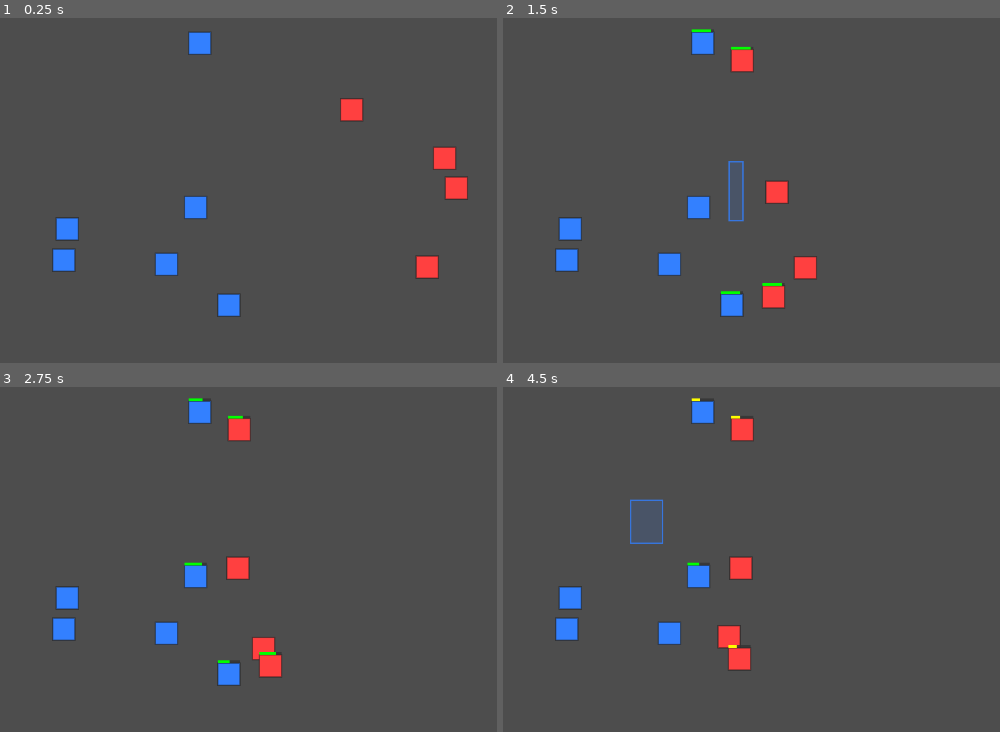
Above: before the commit, frames 1-4 (two rows, left to right).
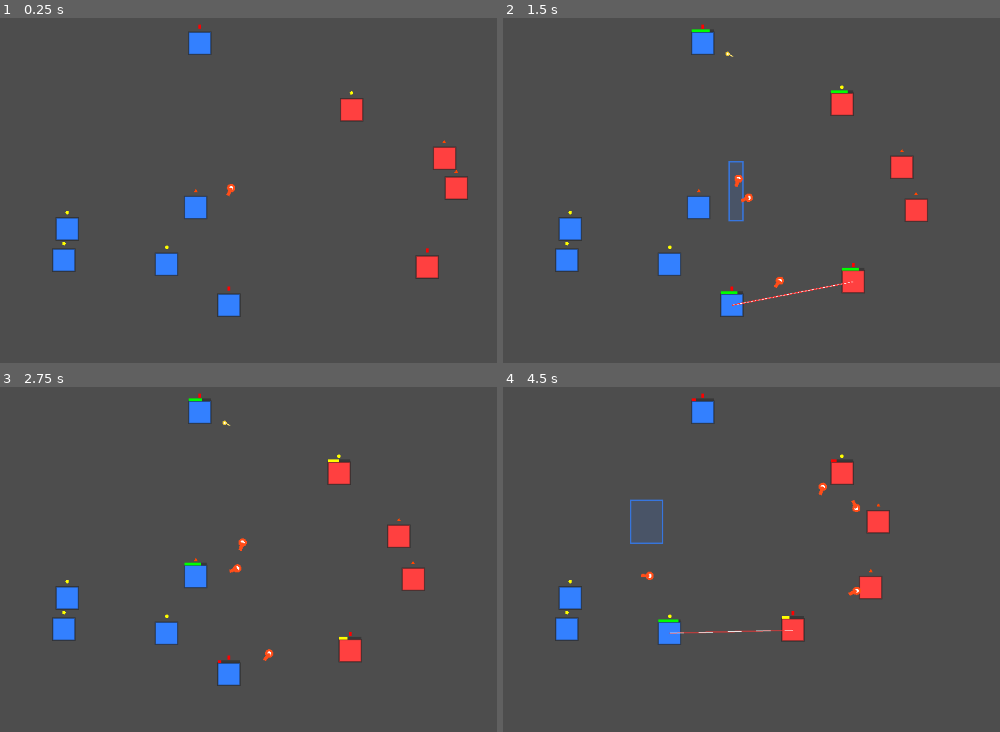
Above: after the commit, the same moments.

Repository: ZhanXuzhao/SpaceRTS
Game: Godot game, scene res://scenes/main.tscn
Two runs of this game, one before a commit and one after it. Both use one fixed random seed, a clock stepped at 60 frames per second and the inputs below.
Inputs (mouse positions are in pixels of both pictures, inside the frame that each line leads up to):
- Up to frame 1 (0.25 s): no input
- Up to frame 2 (1.5 s): move the mouse to (outside the picture) at 0.52 s; hold Shift 0.53-1.25 s; click (outside the picture) at 0.67 s; drag from (741, 221) to (701, 42) at 1.27 s
- Up to frame 3 (2.75 s): move the mouse to (477, 469) at 2.02 s; hold Shift from 2.03 s (still down); click (477, 469) at 2.17 s
- Up to frame 4 (4.5 s): release Shift at 2.75 s; drag from (860, 656) to (671, 631) at 2.77 s; move the mouse to (outside the picture) at 3.52 s; hold Shift 3.53-4.25 s; click (outside the picture) at 3.67 s; drag from (662, 500) to (567, 628) at 4.27 s

The runs differ from the first frame. In frame 1, 0.1% of the frame differs, in the area x 12-93%, y 1-80%; in frame 2, 2.9%; in frame 3, 2.6%; in frame 4, 3.2%, in the area x 12-78%, y 1-83%.

Commit message:
Add weapon system: bullet, missile, laser with projectile system

Diff:
--- /dev/null
+++ b/scenes/projectile.tscn
@@ -0,0 +1,6 @@
+[gd_scene load_steps=2 format=3 uid="uid://projectile_scene"]
+
+[ext_resource type="Script" path="res://scripts/projectile.gd" id="1"]
+
+[node name="Projectile" type="Area2D"]
+script = ExtResource("1")
--- a/scripts/main.gd
+++ b/scripts/main.gd
@@ -149,8 +149,19 @@
 		unit.unit_color = Color(0.2, 0.5, 1.0)  # 蓝色
 	else:
 		unit.unit_color = Color(1.0, 0.25, 0.25)  # 红色
+	# 随机分配武器
+	unit.weapon = _random_weapon()
 	# 共享所有单位的引用，用于碰撞回避和寻敌
 	unit._all_units = _units
 	add_child(unit)
 	_units.append(unit)
 	return unit
+
+
+func _random_weapon() -> Weapon:
+	var roll = randi() % 3
+	match roll:
+		0: return Weapon.create_bullet()
+		1: return Weapon.create_missile()
+		2: return Weapon.create_laser()
+	return Weapon.create_bullet()
--- /dev/null
+++ b/scripts/projectile.gd
@@ -0,0 +1,104 @@
+class_name Projectile
+extends Area2D
+
+## 飞行速度
+var speed: float = 500.0
+## 伤害值
+var damage: float = 10.0
+## 飞行方向（子弹用）
+var _direction: Vector2 = Vector2.RIGHT
+## 追踪目标（导弹用）
+var _target_unit: Unit = null
+## 弹体所属阵营
+var team: Unit.Team
+## 是否追踪
+var is_homing: bool = false
+## 弹体颜色
+var projectile_color: Color = Color.YELLOW
+## 弹体半径
+var projectile_size: float = 4.0
+
+var _lifetime: float = 3.0
+
+
+func _ready() -> void:
+	# 设置圆形碰撞
+	var shape = CircleShape2D.new()
+	shape.radius = projectile_size
+	var col = CollisionShape2D.new()
+	col.shape = shape
+	add_child(col)
+
+	# 连接碰撞信号
+	area_entered.connect(_on_area_entered)
+
+
+func setup(config: Dictionary) -> void:
+	speed = config.get("speed", 500.0)
+	damage = config.get("damage", 10.0)
+	_direction = config.get("direction", Vector2.RIGHT)
+	_target_unit = config.get("target", null)
+	team = config.get("team", Unit.Team.BLUE)
+	is_homing = config.get("is_homing", false)
+	projectile_color = config.get("color", Color.YELLOW)
+	projectile_size = config.get("size", 4.0)
+
+
+func _process(delta: float) -> void:
+	_lifetime -= delta
+
+	# 追踪模式下更新方向
+	if is_homing and is_instance_valid(_target_unit) and _target_unit.health > 0:
+		_direction = (_target_unit.global_position - global_position).normalized()
+		# 追踪弹略微调整角度
+		var angle = _direction.angle()
+		rotation = angle
+
+	# 移动
+	global_position += _direction * speed * delta
+
+	# 超时或飞出边界则销毁
+	if _lifetime <= 0:
+		queue_free()
+		return
+
+	var pos = global_position
+	if pos.x < -100 or pos.x > 900 or pos.y < -100 or pos.y > 700:
+		queue_free()
+
+	queue_redraw()
+
+
+func _on_area_entered(other_area: Area2D) -> void:
+	if not other_area is Unit:
+		return
+
+	var other_unit: Unit = other_area as Unit
+
+	# 不打同阵营
+	if other_unit.team == team:
+		return
+
+	# 不打已死的
+	if other_unit.health <= 0:
+		return
+
+	# 造成伤害
+	other_unit.take_damage(damage)
+	queue_free()
+
+
+func _draw() -> void:
+	if is_homing:
+		# 导弹：圆形 + 尾焰
+		draw_circle(Vector2.ZERO, projectile_size, projectile_color)
+		draw_circle(Vector2.ZERO, projectile_size * 0.5, Color.WHITE)
+		# 尾迹
+		var tail = -_direction * projectile_size * 2
+		draw_line(Vector2.ZERO, tail, projectile_color, projectile_size * 0.8)
+	else:
+		# 子弹：小圆点 + 拖尾
+		draw_circle(Vector2.ZERO, projectile_size, projectile_color)
+		draw_circle(Vector2.ZERO, projectile_size * 0.4, Color.WHITE)
+		var tail = -_direction * projectile_size * 3
+		draw_line(Vector2.ZERO, tail, projectile_color.lightened(0.3), projectile_size * 0.5)
--- a/scripts/unit.gd
+++ b/scripts/unit.gd
@@ -7,9 +7,9 @@
 @export var unit_color: Color = Color(0.2, 0.6, 1.0)
 @export var team: Team = Team.BLUE
 @export var max_health: float = 100.0
-@export var attack_damage: float = 12.0
-@export var attack_range: float = 64.0
-@export var attack_cooldown: float = 0.7
+
+## 当前装备的武器
+@export var weapon: Weapon
 
 ## 是否被选中（仅蓝队有效）
 var is_selected: bool = false : set = _set_is_selected
@@ -23,11 +23,21 @@
 var _attack_timer: float = 0.0
 var _current_target: Unit = null
 
+# 激光视觉效果
+var _laser_target_pos: Vector2
+var _laser_flash_timer: float = 0.0
+
 @onready var collision_shape: CollisionShape2D = $CollisionShape2D
+
+const PROJECTILE_SCENE: PackedScene = preload("res://scenes/projectile.tscn")
 
 
 func _ready() -> void:
 	health = max_health
+	# 确保有默认武器
+	if weapon == null:
+		weapon = Weapon.create_bullet()
+
 	var shape = RectangleShape2D.new()
 	shape.size = Vector2(32, 32)
 	collision_shape.shape = shape
@@ -35,19 +45,20 @@
 
 func _process(delta: float) -> void:
 	_attack_timer = max(0.0, _attack_timer - delta)
+	_laser_flash_timer = max(0.0, _laser_flash_timer - delta)
 
 	# 校验当前攻击目标是否还活着
 	if not is_instance_valid(_current_target) or _current_target.health <= 0:
 		_current_target = _find_nearest_enemy()
 
 	# 战斗逻辑
-	if is_instance_valid(_current_target):
+	if is_instance_valid(_current_target) and weapon != null:
 		var dist = global_position.distance_to(_current_target.global_position)
-		if dist <= attack_range:
+		if dist <= weapon.range:
 			# 在攻击范围内：攻击
 			if _attack_timer <= 0.0:
 				_attack(_current_target)
-				_attack_timer = attack_cooldown
+				_attack_timer = weapon.cooldown
 			_is_moving = false
 		elif team == Team.RED:
 			# 红队 AI：追击最近的敌人
@@ -104,7 +115,34 @@
 
 
 func _attack(target: Unit) -> void:
-	target.take_damage(attack_damage)
+	if weapon == null:
+		return
+
+	match weapon.weapon_type:
+		Weapon.WeaponType.LASER:
+			# 激光：瞬间命中
+			target.take_damage(weapon.damage)
+			_laser_target_pos = target.global_position
+			_laser_flash_timer = 0.08
+
+		Weapon.WeaponType.BULLET, Weapon.WeaponType.MISSILE:
+			_spawn_projectile(target)
+
+
+func _spawn_projectile(target: Unit) -> void:
+	var proj: Projectile = PROJECTILE_SCENE.instantiate()
+	proj.global_position = global_position
+	proj.setup({
+		"speed": weapon.projectile_speed,
+		"damage": weapon.damage,
+		"direction": (target.global_position - global_position).normalized(),
+		"target": target,
+		"team": team,
+		"is_homing": weapon.is_homing,
+		"color": weapon.projectile_color,
+		"size": weapon.projectile_size,
+	})
+	get_tree().root.add_child(proj)
 
 
 func take_damage(amount: float) -> void:
@@ -142,6 +180,30 @@
 		base_color = Color(0.5, 0.7, 1.0)
 	draw_rect(rect, base_color, true)
 	draw_rect(rect, Color(0.1, 0.1, 0.1, 0.5), false, 2.0)
+
+	# 武器图标（小标记显示在单位上方）
+	if weapon != null:
+		var icon_y = -24
+		match weapon.weapon_type:
+			Weapon.WeaponType.BULLET:
+				draw_circle(Vector2(0, icon_y), 2.5, Color.YELLOW)
+			Weapon.WeaponType.MISSILE:
+				var pts = PackedVector2Array([
+					Vector2(0, icon_y - 3),
+					Vector2(-3, icon_y + 2),
+					Vector2(3, icon_y + 2),
+				])
+				draw_colored_polygon(pts, Color.ORANGE_RED)
+			Weapon.WeaponType.LASER:
+				draw_rect(Rect2(-2, icon_y - 3, 4, 6), Color.RED, true)
+
+	# 激光射线（瞬闪效果）
+	if _laser_flash_timer > 0.0:
+		var alpha = _laser_flash_timer / 0.08
+		var laser_color = Color(1.0, 0.2, 0.2, alpha)
+		var end = _laser_target_pos - global_position
+		draw_line(Vector2.ZERO, end, laser_color, 2.0)
+		draw_line(Vector2.ZERO, end, Color.WHITE, 0.5)
 
 	# 血条（受伤时显示）
 	if health < max_health:
--- /dev/null
+++ b/scripts/weapon.gd
@@ -0,0 +1,75 @@
+class_name Weapon
+extends Resource
+
+enum WeaponType { BULLET, MISSILE, LASER }
+
+## 武器类型
+@export var weapon_type: WeaponType = WeaponType.BULLET
+
+## 每次攻击伤害
+@export var damage: float = 10.0
+
+## 攻击范围（像素）
+@export var range: float = 200.0
+
+## 攻击冷却（秒）
+@export var cooldown: float = 0.5
+
+## 弹体飞行速度（子弹/导弹用；激光忽略）
+@export var projectile_speed: float = 500.0
+
+## 弹体颜色
+@export var projectile_color: Color = Color.YELLOW
+
+## 弹体大小（半径）
+@export var projectile_size: float = 4.0
+
+## 是否追踪（导弹为 true）
+@export var is_homing: bool = false
+
+
+## 工厂方法：创建预设武器
+
+static func create_bullet() -> Weapon:
+	var w = Weapon.new()
+	w.weapon_type = WeaponType.BULLET
+	w.damage = 8.0
+	w.range = 220.0
+	w.cooldown = 0.4
+	w.projectile_speed = 600.0
+	w.projectile_color = Color(1.0, 0.85, 0.2)  # 金黄色
+	w.projectile_size = 3.0
+	w.is_homing = false
+	return w
+
+
+static func create_missile() -> Weapon:
+	var w = Weapon.new()
+	w.weapon_type = WeaponType.MISSILE
+	w.damage = 25.0
+	w.range = 300.0
+	w.cooldown = 1.2
+	w.projectile_speed = 250.0
+	w.projectile_color = Color(1.0, 0.3, 0.1)  # 橙红色
+	w.projectile_size = 6.0
+	w.is_homing = true
+	return w
+
+
+static func create_laser() -> Weapon:
+	var w = Weapon.new()
+	w.weapon_type = WeaponType.LASER
+	w.damage = 5.0
+	w.range = 180.0
+	w.cooldown = 0.15  # 快速攻击
+	w.projectile_color = Color(1.0, 0.2, 0.2)  # 红色激光
+	# 激光不需要弹体参数
+	return w
+
+
+func get_display_name() -> String:
+	match weapon_type:
+		WeaponType.BULLET: return "子弹"
+		WeaponType.MISSILE: return "导弹"
+		WeaponType.LASER: return "激光"
+	return "未知"
Not shown, added: scripts/projectile.gd.uid
Not shown, added: scripts/weapon.gd.uid
